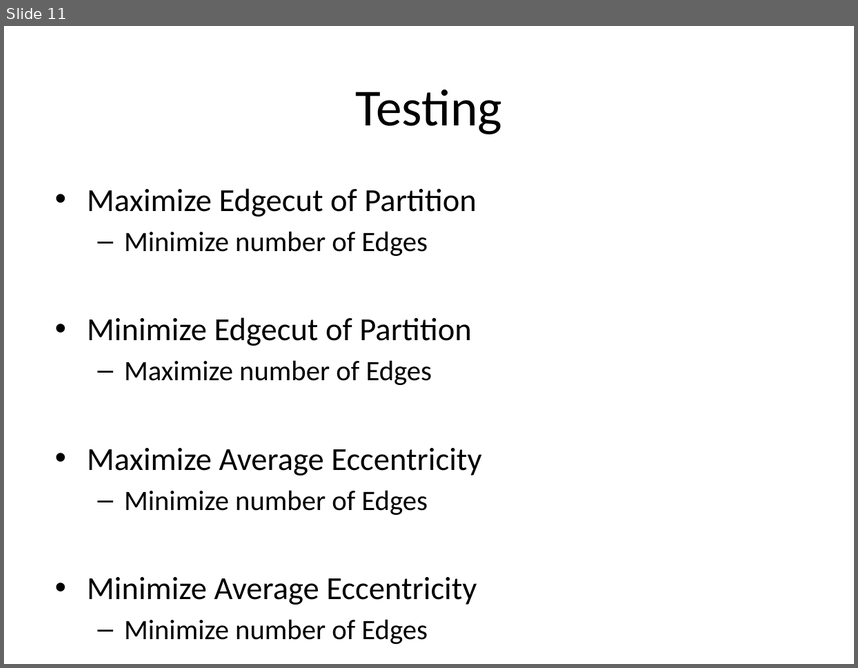
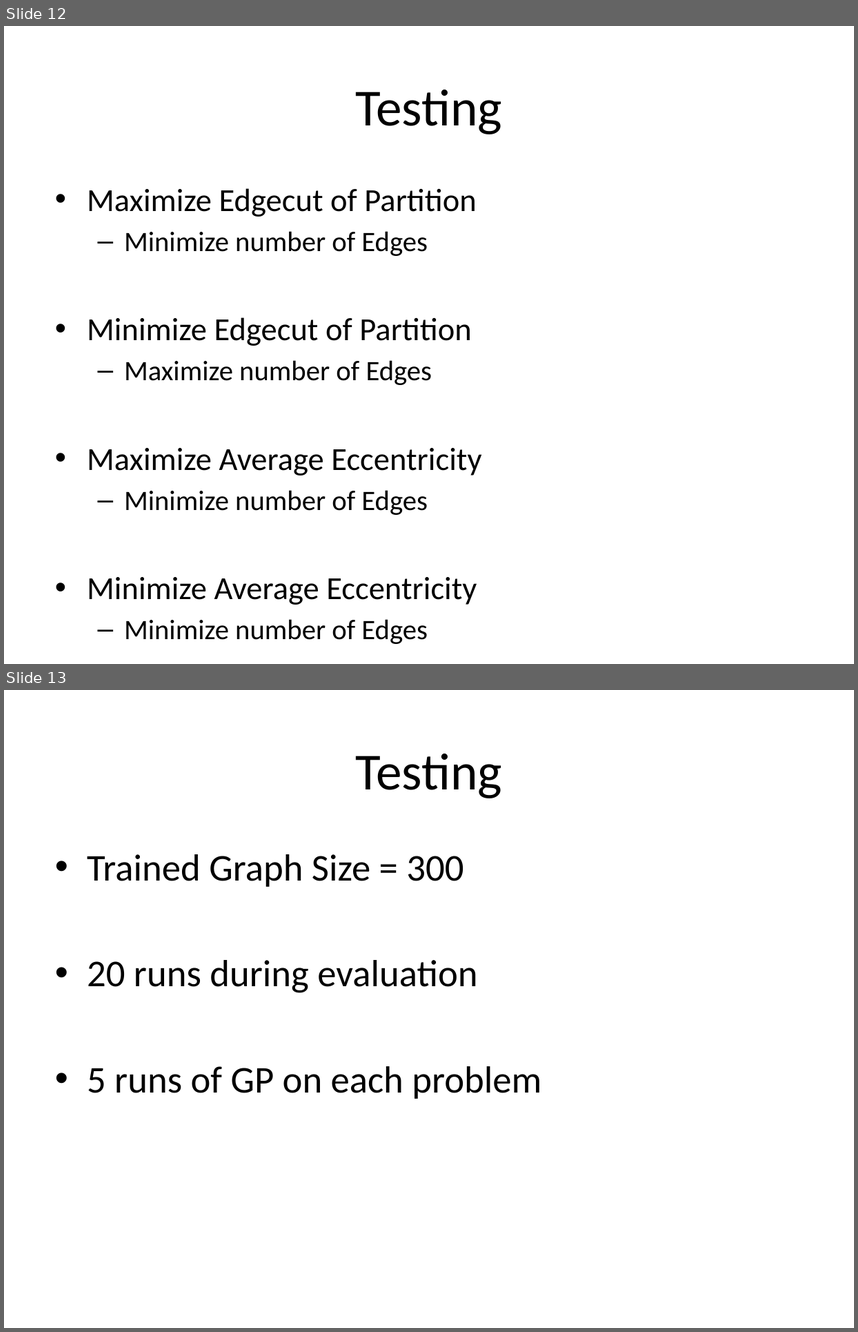
Before and after one commit to mam446/GraphEvo, a slide deck: documents/Matt Presentation.pptx. Shown one above the other, each under a label of ours: slide 11 before the commit, slides 12 and 13 after it. The pictures are 858x668 and 858x1332 pixels, drawn with LibreOffice and Linux fonts; fonts in the diff are those of the drawing. Boxes give left, top, right and bottom in pixels: in the first picture for what was removed or moved away, otherwise in the second. Text is boxed around its words. In the diff, an @@ line names an element or a change of style, - is before the commit and + after.

```diff
--- a/documents/Matt Presentation.pptx
+++ b/documents/Matt Presentation.pptx
@@ slide 13 added at <box>4,690,854,1328</box>, background #FFFFFF @@
@@ title added at <box>355,753,502,798</box>, 44 pt, text #000000 @@
+Testing
@@ text added at <box>87,854,542,1098</box>, 32 pt, text #000000 @@
+• Trained Graph Size = 300
+• 20 runs during evaluation
+• 5 runs of GP on each problem
@@ what was slide 11 is now slide 12 @@
```
Also in this commit, not shown: 11 other slides added.
